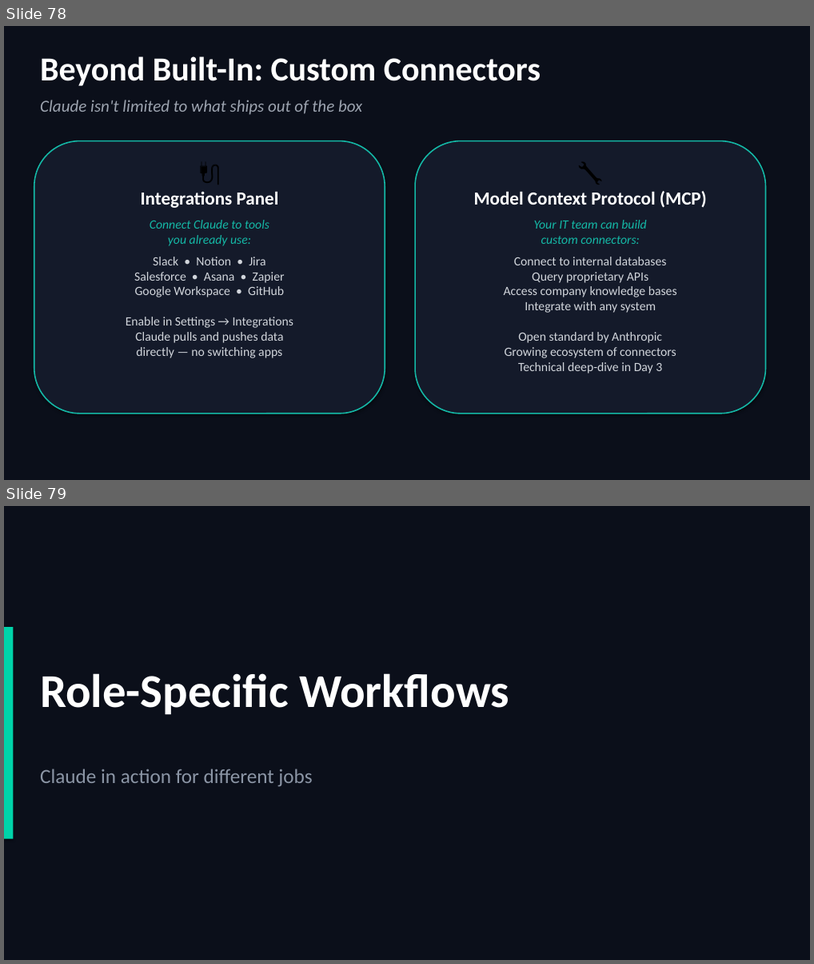
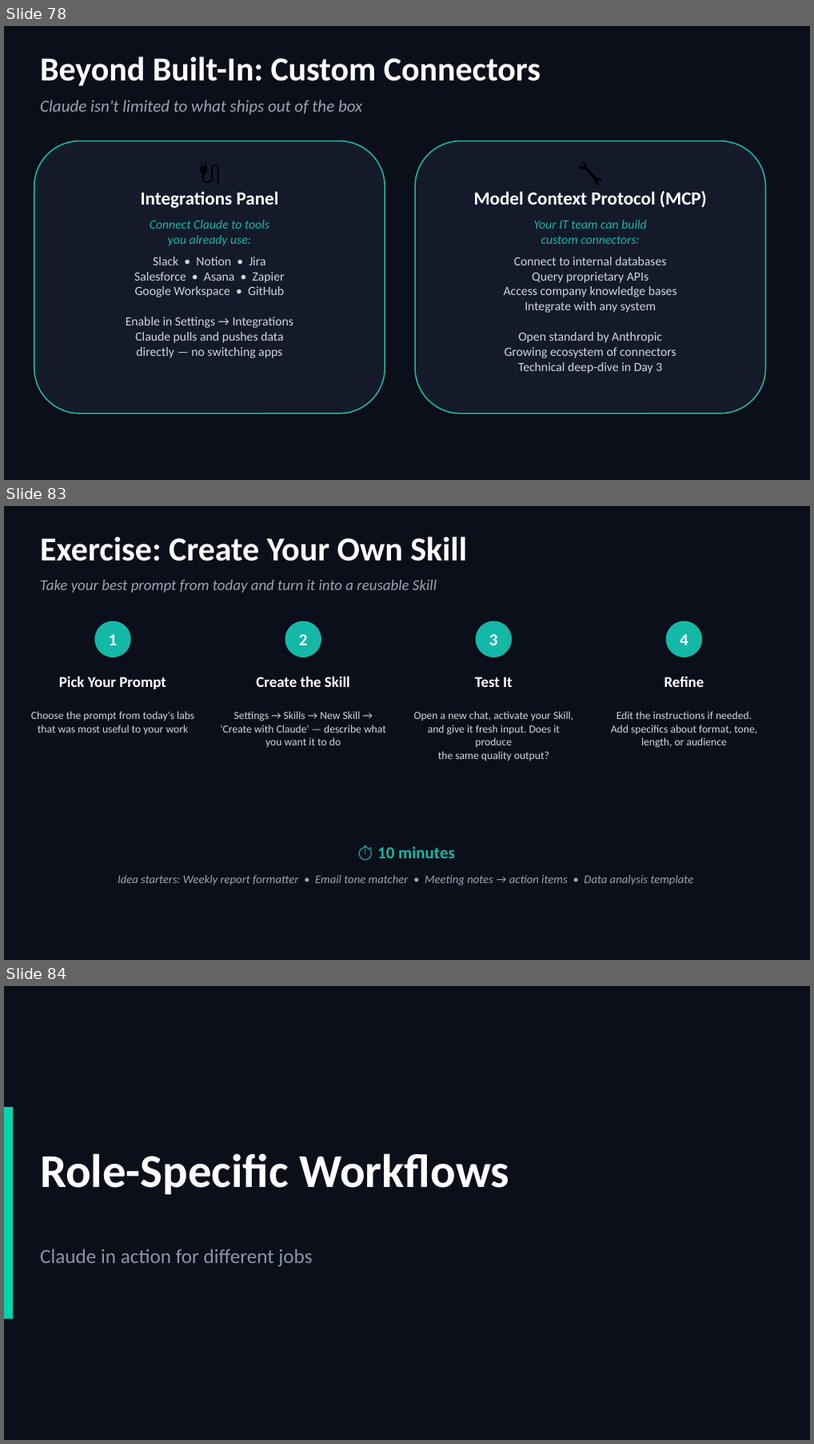
Before and after one commit to scottrhay/AIA-ClaudeCopilot, a slide deck: slides/Day1_Claude_for_Business.pptx. Shown one above the other, each under a label of ours: slides 78 and 79 before the commit, slides 78, 83 and 84 after it; the slides between them are not shown. The pictures are 814x964 and 814x1444 pixels, drawn with LibreOffice and Linux fonts; fonts in the diff are those of the drawing. Boxes give left, top, right and bottom in pixels: in the first picture for what was removed or moved away, otherwise in the second. Text is boxed around its words. In the diff, an @@ line names an element or a change of style, - is before the commit and + after.

```diff
--- a/slides/Day1_Claude_for_Business.pptx
+++ b/slides/Day1_Claude_for_Business.pptx
@@ slide 83 added at box(4, 506, 810, 960), background #0B0F1A @@
@@ text added at box(40, 536, 467, 561), 40 pt, text #FFFFFF, bold @@
+Exercise: Create Your Own Skill
@@ text added at box(40, 580, 437, 592), 18 pt, text #9CA3AF, italic @@
+Take your best prompt from today and turn it into a reusable Skill
@@ ellipse added at box(94, 621, 131, 657), fill #14B8A6, 20 pt, text #FFFFFF, bold @@
+1
@@ ellipse added at box(286, 621, 322, 657), fill #14B8A6, 20 pt, text #FFFFFF, bold @@
+2
@@ ellipse added at box(476, 621, 512, 657), fill #14B8A6, 20 pt, text #FFFFFF, bold @@
+3
@@ ellipse added at box(666, 621, 702, 657), fill #14B8A6, 20 pt, text #FFFFFF, bold @@
+4
@@ text added at box(59, 676, 166, 689), 18 pt, text #FFFFFF, bold @@
+Pick Your Prompt
@@ text added at box(256, 676, 350, 687), 18 pt, text #FFFFFF, bold @@
+Create the Skill
@@ text added at box(475, 676, 513, 687), 18 pt, text #FFFFFF, bold @@
+Test It
@@ text added at box(665, 676, 705, 687), 18 pt, text #FFFFFF, bold @@
+Refine
@@ text added at box(31, 711, 194, 734), 13 pt, text #D1D5DB @@
+Choose the prompt from today's labs
+that was most useful to your work
@@ text added at box(221, 711, 386, 747), 13 pt, text #D1D5DB @@
+Settings → Skills → New Skill →
+'Create with Claude' — describe what
+you want it to do
@@ text added at box(414, 711, 574, 760), 13 pt, text #D1D5DB @@
+Open a new chat, activate your Skill,
+and give it fresh input. Does it produce
+the same quality output?
@@ text added at box(611, 711, 758, 748), 13 pt, text #D1D5DB @@
+Edit the instructions if needed.
+Add specifics about format, tone,
+length, or audience
@@ text added at box(378, 846, 455, 858), 20 pt, text #14B8A6, bold @@
+⏱️ 10 minutes
@@ text added at box(118, 875, 694, 885), 14 pt, text #9CA3AF, italic @@
+Idea starters: Weekly report formatter • Email tone matcher • Meeting notes → action items • Data analysis template
@@ what was slide 79 is now slide 84 @@
```
Also in this commit, not shown: 4 other slides added.
